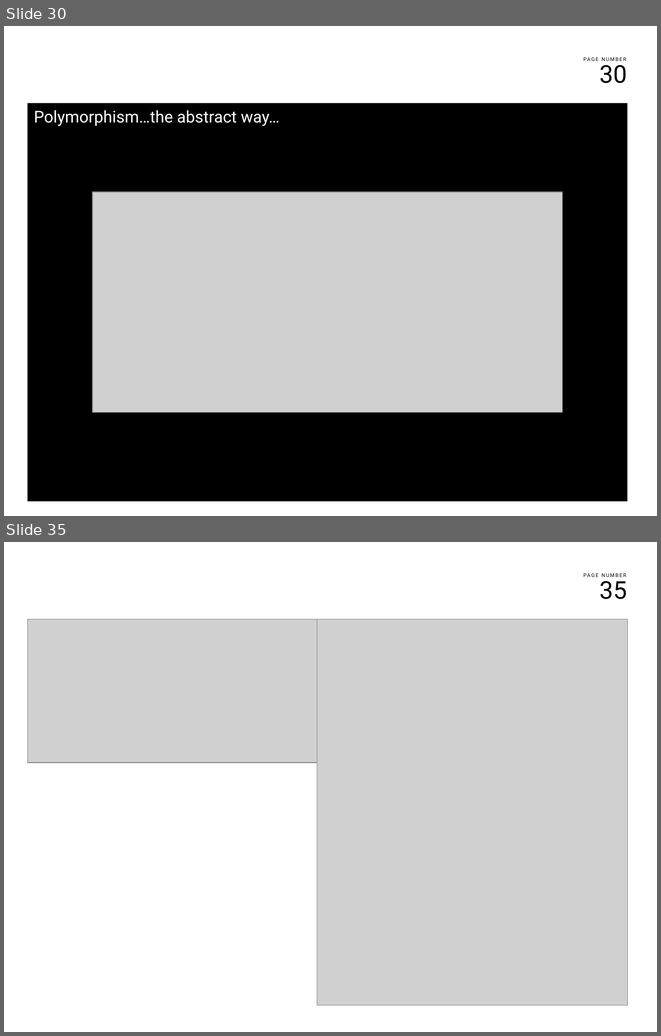
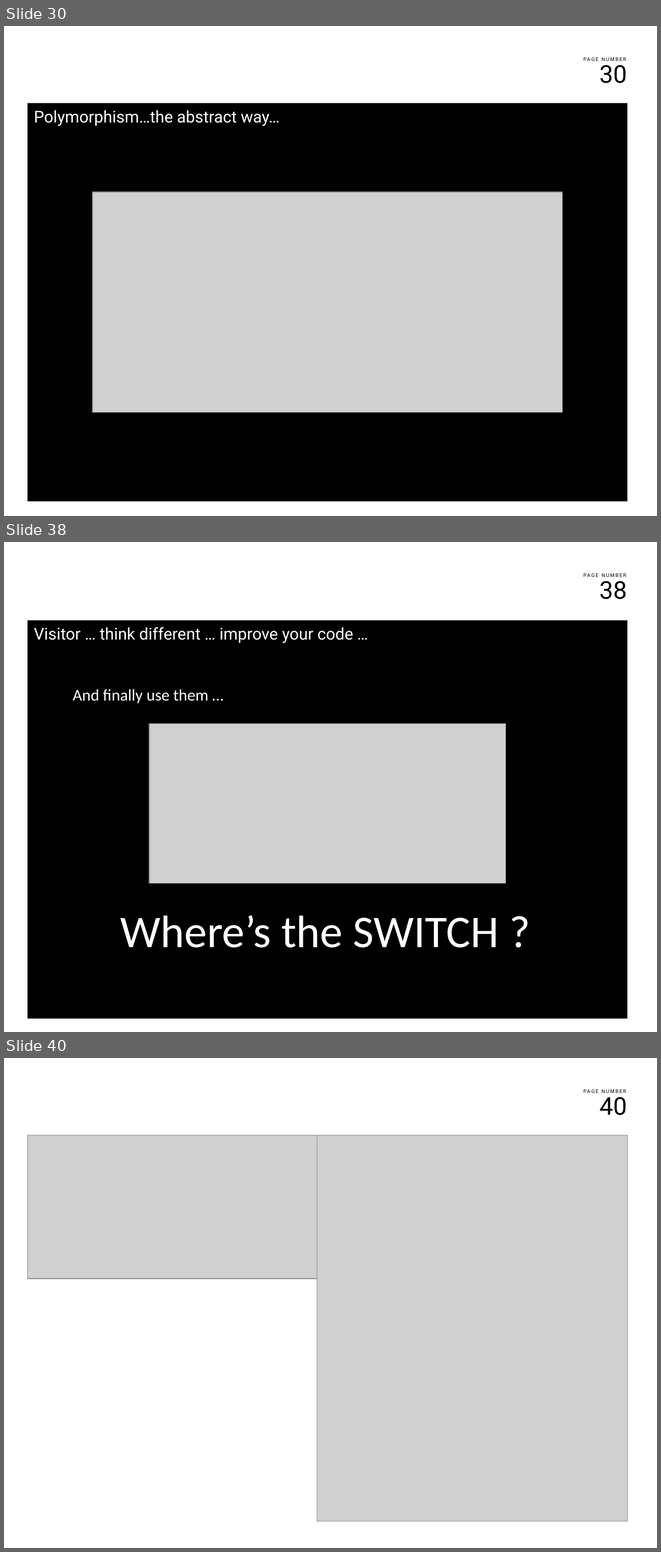
Before and after one commit to franco-melandri/NoIF, a slide deck: docs/noif.pptx. Shown one above the other, each under a label of ours: slides 30 and 35 before the commit, slides 30, 38 and 40 after it; the slides between them are not shown. The pictures are 661x1036 and 661x1552 pixels, drawn with LibreOffice and Linux fonts; fonts in the diff are those of the drawing; grey boxes stand for pictures; background and template pictures are left out. Boxes give left, top, right and bottom in pixels: in the first picture for what was removed or moved away, otherwise in the second. Text is boxed around its words. In the diff, an @@ line names an element or a change of style, - is before the commit and + after.

Commit message:
adding slides for visitor.

```diff
--- a/docs/noif.pptx
+++ b/docs/noif.pptx
@@ slide 38 added at <box>4,542,657,1032</box>, background #FFFFFF; not listed: 2 template elements that a slide beside it also shows @@
@@ text added at <box>27,620,628,1018</box>, fill #000000, 18 pt, text #FFFFFF @@
+Visitor … think different … improve your code …
@@ text added at <box>73,689,208,703</box>, 18 pt, text #FFFFFF @@
+And finally use them …
@@ picture added at <box>149,723,505,883</box> @@
@@ text added at <box>121,915,499,947</box>, 50 pt, text #FFFFFF @@
+Where’s the SWITCH ?
@@ what was slide 35 is now slide 40 @@
@@ page number at <box>599,1092,627,1115</box>: text changed @@
-35
+40
```
Also in this commit, not shown: 5 slides changed, 4 other slides added, 4 other files.
